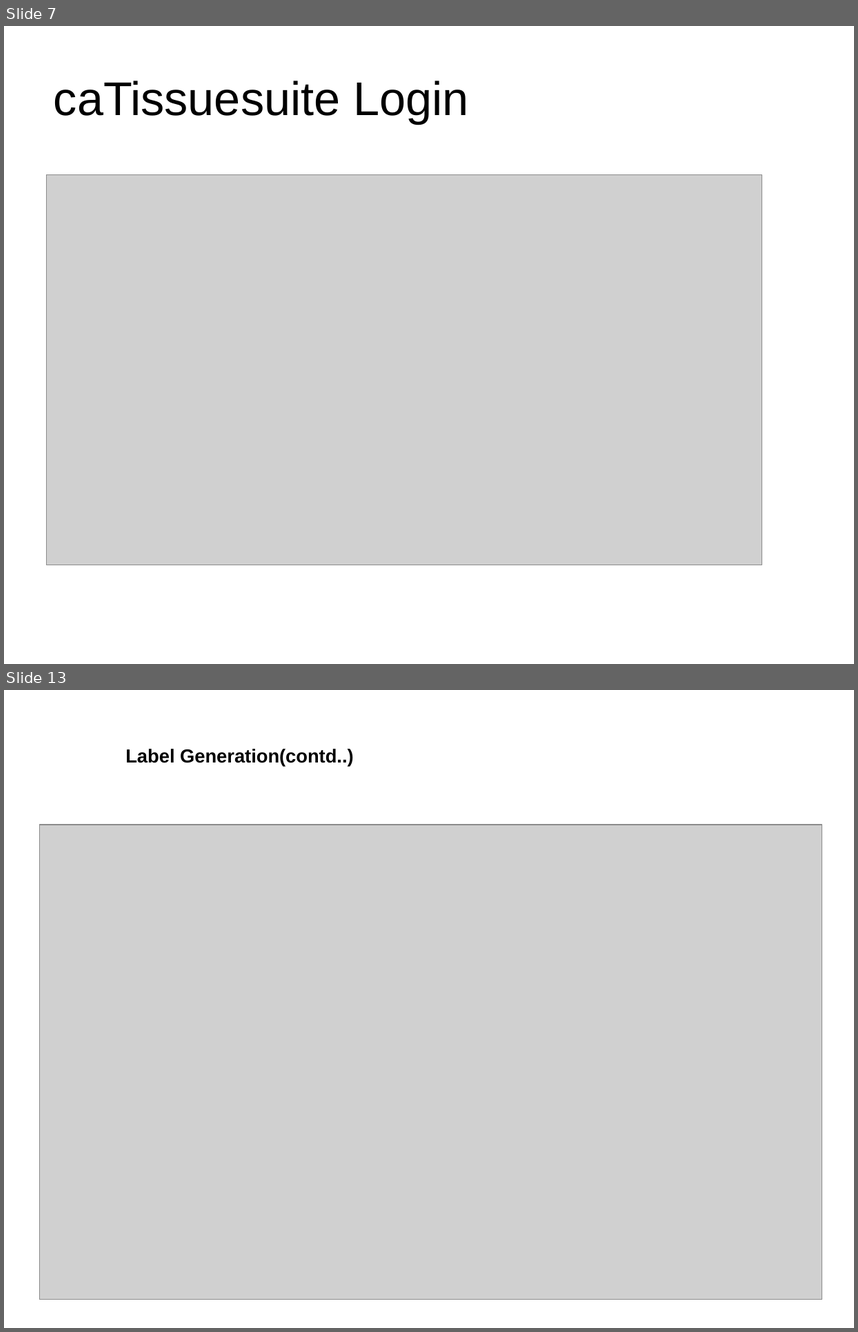
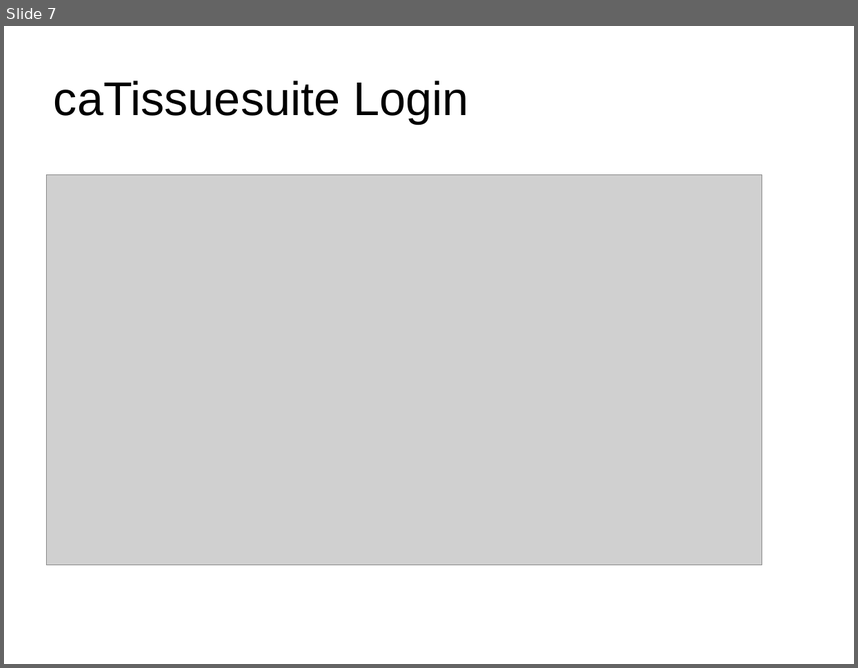
Before and after one commit to NCIP/caarray-docs, a slide deck: project_management/open_meetings/UAMS ICR presentation 11 4 09.ppt. Shown one above the other, each under a label of ours: slides 7 and 13 before the commit, slide 7 after it; the slides between them are not shown. The pictures are 858x1332 and 858x668 pixels, drawn with LibreOffice and Linux fonts; fonts in the diff are those of the drawing; grey boxes stand for pictures; background and template pictures are left out. Boxes give left, top, right and bottom in pixels: in the first picture for what was removed or moved away, otherwise in the second. Text is boxed around its words. In the diff, an @@ line names an element or a change of style, - is before the commit and + after.

```diff
--- a/project_management/open_meetings/UAMS ICR presentation 11 4 09.ppt
+++ b/project_management/open_meetings/UAMS ICR presentation 11 4 09.ppt
@@ slide 13 removed at (4, 690, 854, 1328), background picture (left out) @@
@@ text removed at (125, 749, 354, 767) @@
-Label Generation(contd..)
@@ picture removed at (40, 825, 822, 1299) @@
```
Also in this commit, not shown: 8 slides changed, 2 slides added, 1 other slide removed.
